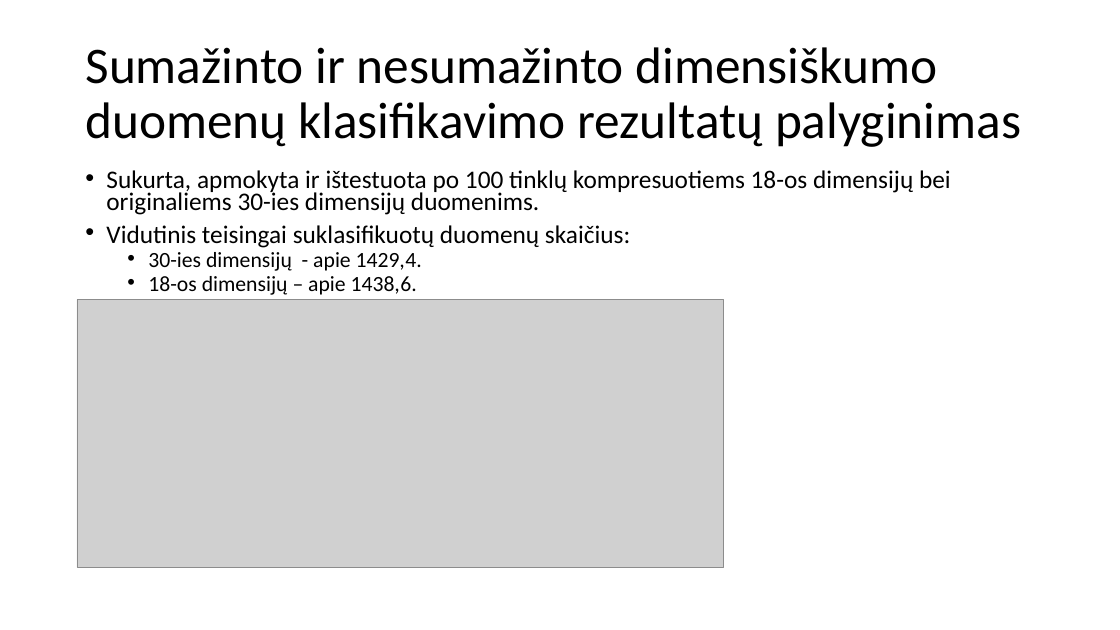
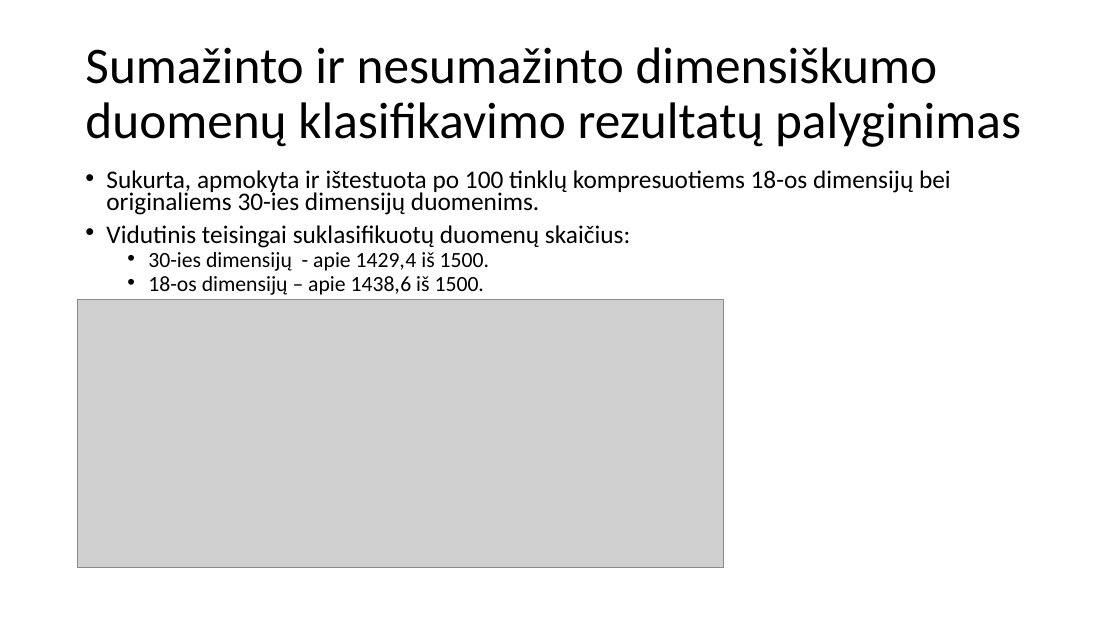
Before and after one commit to donce/bakalauras, a slide deck: slide 10 of pristatymas.pptx. Drawn at 1120x630 pixels with LibreOffice and Linux fonts; fonts in the diff are those of the drawing; grey boxes stand for pictures. Boxes give left, top, right and bottom in pixels: in the first picture for what was removed or moved away, otherwise in the second. Text is boxed around its words. In the diff, an @@ line names an element or a change of style, - is before the commit and + after.

```diff
--- a/pristatymas.pptx
+++ b/pristatymas.pptx
@@ text at [148,252,489,295]: text changed @@
-  • 30-ies dimensijų - apie 1429,4.
-  • 18-os dimensijų – apie 1438,6.
+  • 30-ies dimensijų - apie 1429,4 iš 1500.
+  • 18-os dimensijų – apie 1438,6 iš 1500.
```
Also in this commit, not shown: 3 other slides changed.
